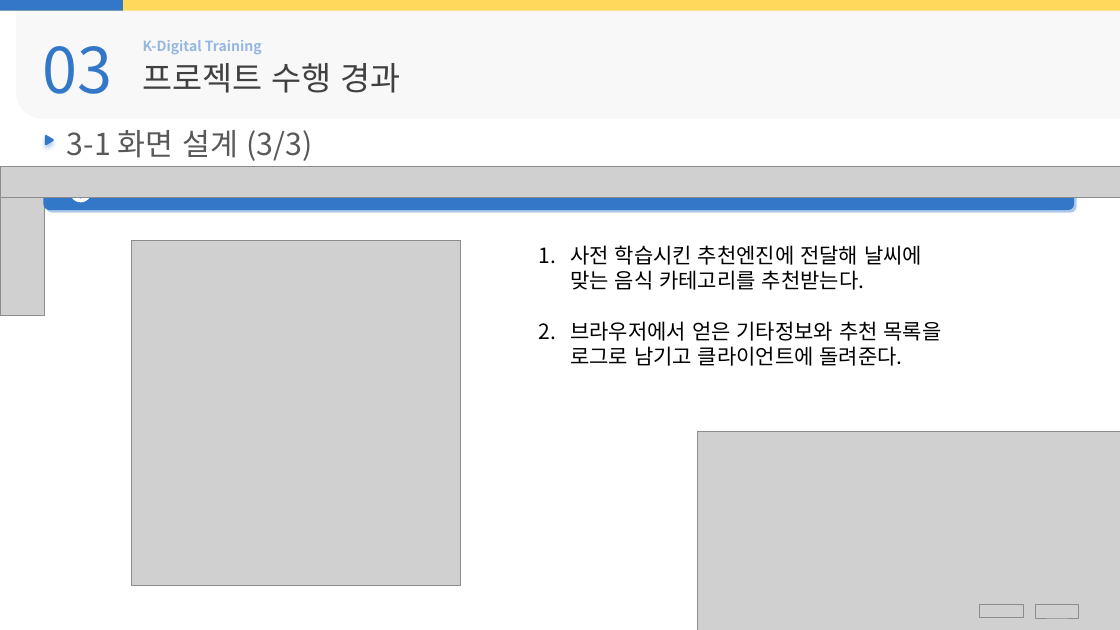
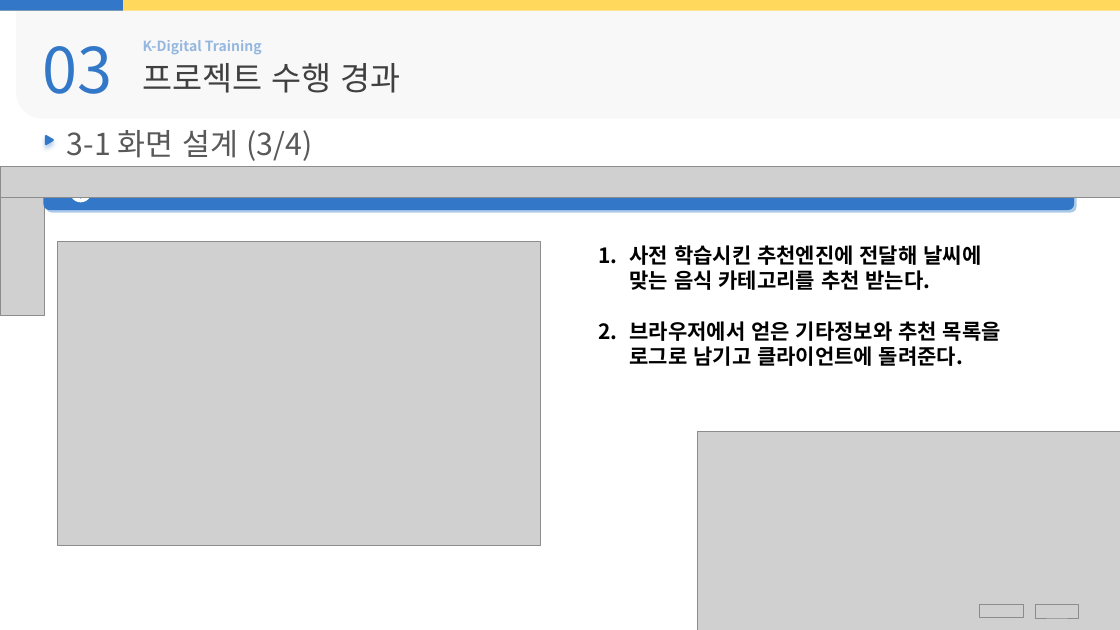
Before and after one commit to Hiddle00/project2_weather, a slide deck: slide 22 of 최종발표/05.D팀_최종발표.pptx. Drawn at 1120x630 pixels with LibreOffice and Linux fonts; fonts in the diff are those of the drawing; grey boxes stand for pictures; background and template pictures are left out. Boxes give left, top, right and bottom in pixels: in the first picture for what was removed or moved away, otherwise in the second. Text is boxed around its words. In the diff, an @@ line names an element or a change of style, - is before the commit and + after.

```diff
--- a/최종발표/05.D팀_최종발표.pptx
+++ b/최종발표/05.D팀_최종발표.pptx
@@ text at [67, 130, 313, 161]: text changed @@
-3-1 화면 설계 (3/3)
+3-1 화면 설계 (3/4)
@@ text "사전 학습시킨 추천엔진에 전달해 날씨에 ...": place and size @@
-text "사전 학습시킨 추천엔진에 전달해 날씨에 ..." at [570, 245, 942, 366]
+text "사전 학습시킨 추천엔진에 전달해 날씨에 ..." at [630, 245, 1001, 366]
@@ picture: place and size @@
-picture at [132, 240, 460, 586]
+picture at [57, 241, 540, 545]
@@ text at [630, 245, 982, 290]: text changed; bold on @@
-1. 사전 학습시킨 추천엔진에 전달해 날씨에 맞는 음식 카테고리를 추천받는다.
+1. 사전 학습시킨 추천엔진에 전달해 날씨에 맞는 음식 카테고리를 추천 받는다.
@@ text at [630, 321, 1001, 366]: bold on in "브라우저에서 얻은 기타정보와 추천 목록을 로그로 남기고 ..." @@
```
Also in this commit, not shown: 8 other slides changed, 1 slide added, 6 other files.
